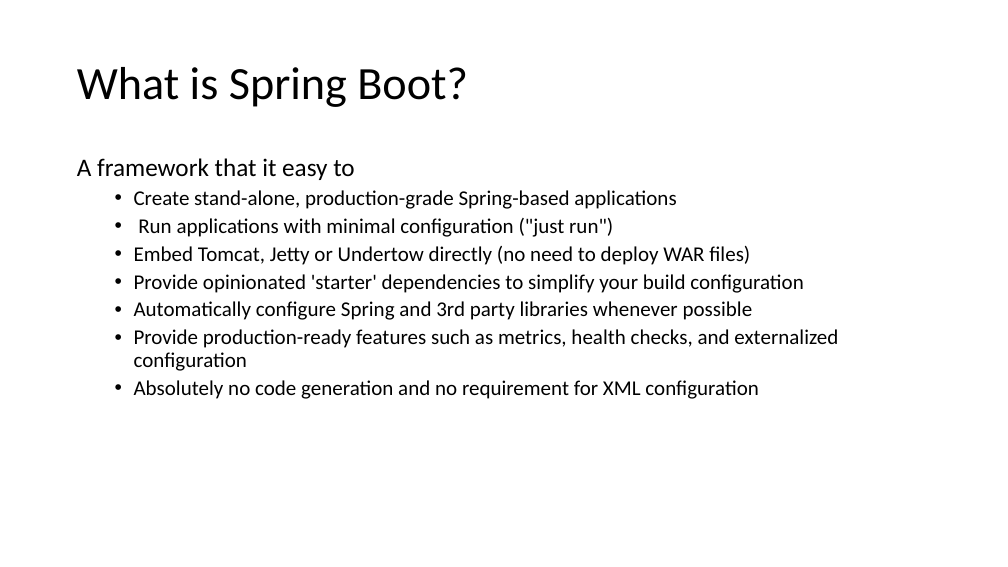
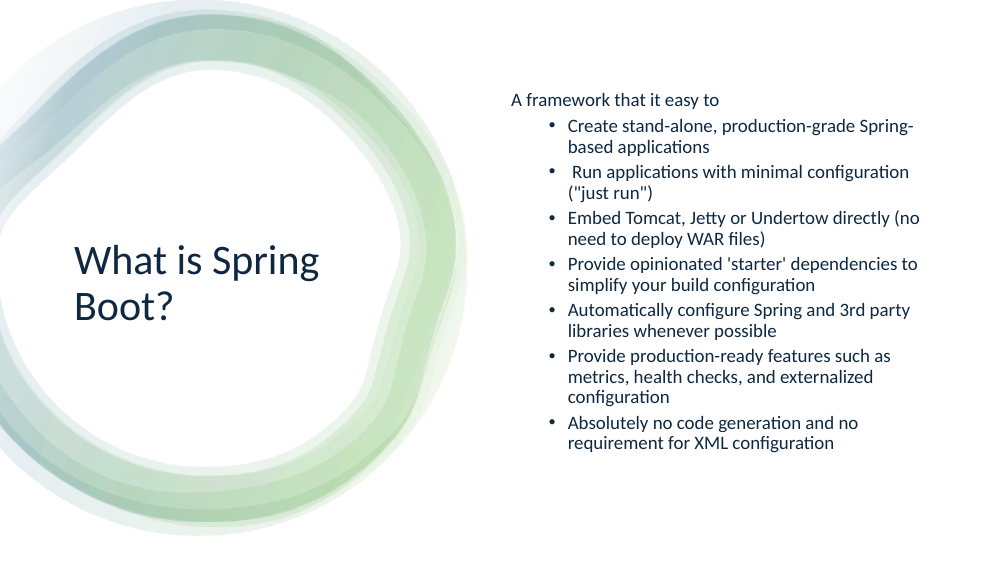
Before and after one commit to aprabhat/spring_boot_microservice, a slide deck: slide 2 of spring_boot.pptx. Drawn at 1008x567 pixels with LibreOffice and Linux fonts; fonts in the diff are those of the drawing. Boxes give left, top, right and bottom in pixels: in the first picture for what was removed or moved away, otherwise in the second. Text is boxed around its words. In the diff, an @@ line names an element or a change of style, - is before the commit and + after.

```diff
--- a/spring_boot.pptx
+++ b/spring_boot.pptx
@@ rectangle added at (0, 0, 1008, 567), fill #FFFFFF @@
@@ group added at (0, 0, 467, 536): 5 freeform shapes @@
@@ text "A framework that it easy ...": place and size @@
-text "A framework that it easy ..." at (77, 158, 838, 399)
+text "A framework that it easy ..." at (511, 93, 920, 453)
@@ text "A framework that it easy ..." at (511, 93, 920, 453): size 24 to 18 pt in "A framework that it easy to"; text colour #000000 to #0E2841, size 20 to 18 pt; vertical alignment top to middle @@
@@ title "What is Spring Boot?": place and size @@
-title "What is Spring Boot?" at (77, 67, 468, 107)
+title "What is Spring Boot?" at (74, 245, 319, 321)
@@ title "What is Spring Boot?" at (74, 245, 319, 321): size 44 to 40 pt, text colour #000000 to #0E2841 @@
```
Also in this commit, not shown: 2 other slides changed, 2 slides added, 1 other file.
